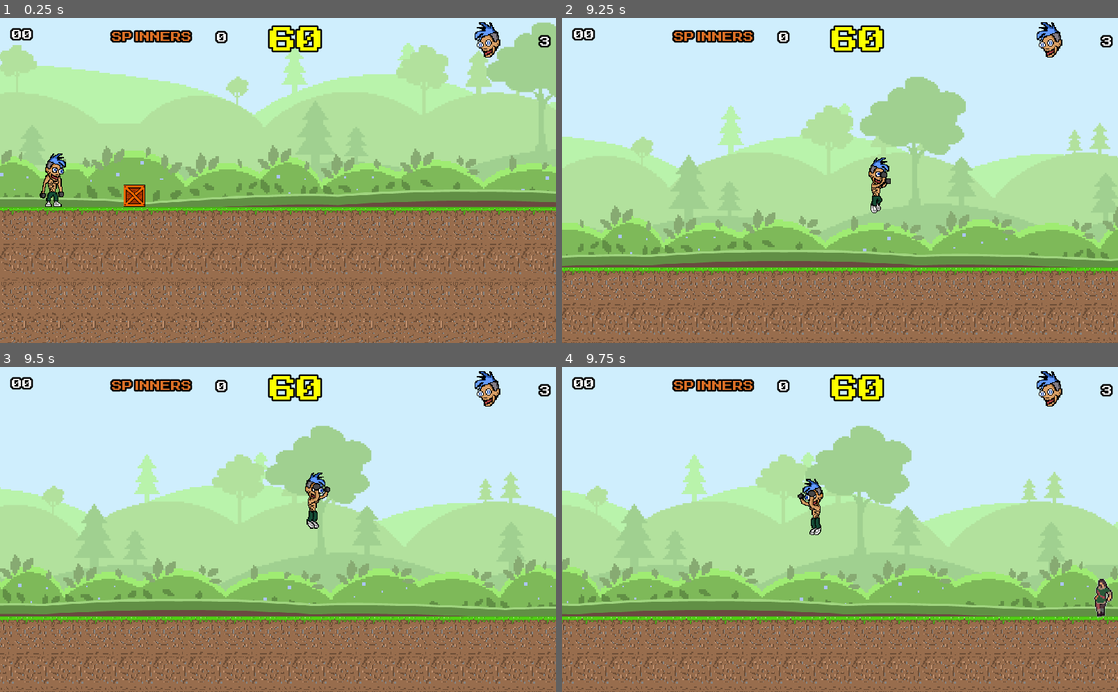
Above: before the commit, frames 1-4 (two rows, left to right).
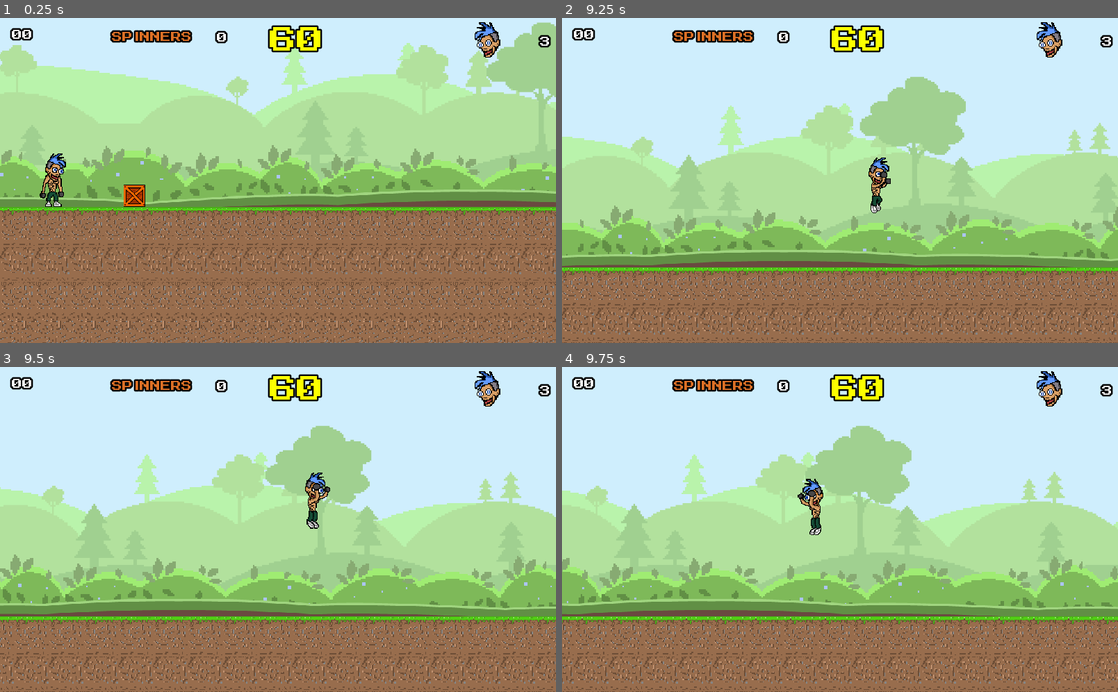
Above: after the commit, the same moments.

Repository: arthur-timoteo/defiant-eyes_game
Game: Godot game, scene res://fases/cena_fase01.tscn
The game is run twice, just before and just after one commit, with the same random seed, the same clock (stepped at 60 frames per second) and the same inputs. This scene is started directly instead of the project's main scene. Sound files missing from this copy of the repository are replaced by a short silence.
Inputs:
- Up to frame 1 (0.25 s): no input
- Up to frame 2 (9.25 s): hold Right (ui_right) 0.53-2.03 s; tap Up (ui_up) at 0.77, 1.52, 3.02, 3.77, 4.52, 6.02, 6.77, 7.52, 9.02 s; hold Left (ui_left) 2.03-2.78 s; hold Right (ui_right) 2.78-4.28 s; hold Left (ui_left) 4.28-5.03 s; hold Right (ui_right) 5.03-5.78 s; hold Left (ui_left) 5.78-7.28 s; hold Right (ui_right) from 7.28 s (still down)
- Up to frame 3 (9.5 s): keep holding Right (ui_right)
- Up to frame 4 (9.75 s): release Right (ui_right) at 9.53 s; hold Left (ui_left) from 9.53 s (still down)

Frames 1-3 are identical in both runs. In frame 4, 0.3% of the frame differs, in the area x 95-100%, y 65-78%.

Commit message:
Inimigo01 finished

Diff:
--- a/Inimigos/Inimigo01.tscn
+++ b/Inimigos/Inimigo01.tscn
@@ -4,6 +4,7 @@
 [ext_resource path="res://Inimigos/script_inimigo01.gd" type="Script" id=2]
 [ext_resource path="res://ativos/sons/inimigo_atingido.wav" type="AudioStream" id=3]
 [ext_resource path="res://ativos/sons/inimigo_morte.wav" type="AudioStream" id=4]
+
 
 [sub_resource type="RectangleShape2D" id=1]
 extents = Vector2( 7.36891, 33.0766 )
@@ -97,7 +98,7 @@
 "values": [ Rect2( 8, 294, 38, 70 ), Rect2( 104, 294, 37, 70 ), Rect2( 199, 294, 36, 70 ), Rect2( 293, 294, 37, 70 ) ]
 }
 
-[node name="Inimigo01" type="KinematicBody2D"]
+[node name="Inimigo02" type="KinematicBody2D"]
 collision_layer = 2
 collision_mask = 8
 script = ExtResource( 2 )
@@ -106,7 +107,7 @@
 position = Vector2( -1.18921, -0.148651 )
 texture = ExtResource( 1 )
 region_enabled = true
-region_rect = Rect2( 0, 201, 46, 70 )
+region_rect = Rect2( 8, 294, 38, 70 )
 
 [node name="CollisionShape2D" type="CollisionShape2D" parent="."]
 position = Vector2( 0.944939, 0 )
@@ -126,7 +127,6 @@
 stream = ExtResource( 4 )
 
 [node name="CaixaAtaque" type="Area2D" parent="."]
-visible = false
 collision_layer = 16
 collision_mask = 192
 
@@ -142,5 +142,11 @@
 [node name="CollisionShape2D2" type="CollisionShape2D" parent="Area2D"]
 position = Vector2( 0.944939, 0 )
 shape = SubResource( 1 )
+
+[node name="RayCast2D" type="RayCast2D" parent="."]
+position = Vector2( 13.358, -0.236 )
+enabled = true
+cast_to = Vector2( 0, 45 )
+collision_mask = 8
 [connection signal="animation_finished" from="AnimationPlayer" to="." method="_animacao_personagem_terminou"]
 [connection signal="area_entered" from="CaixaAtaque" to="." method="colidiu_com_inimigo"]
--- a/Inimigos/script_inimigo01.gd
+++ b/Inimigos/script_inimigo01.gd
@@ -3,28 +3,42 @@
 export var velocidade = 64
 export var vida = 2
 var movimentacao = Vector2.ZERO
-var direcao_movimento = -1
+var direcao_movimento = 1
 var gravidade = 1200
 var atingido = false
 
+export var movimentacao_rayCast = false
 export var esquerda_maxima = 800
 export var direita_maxima = 1000
 
+func _ready():
+	if(!movimentacao_rayCast):
+		$RayCast2D.enabled = false
+
 func _physics_process(delta):
+	movimentacao.y += gravidade * delta
+
 	if(!atingido):
 		movimentacao.x = velocidade * direcao_movimento
-		movimentacao.y += gravidade * delta
 
 		if(direcao_movimento == -1):
 			$Sprite.flip_h = true
 		else:
 			$Sprite.flip_h = false
 
-		if($".".global_position.x <= esquerda_maxima && direcao_movimento == -1):
-			$AnimationPlayer.play("parado")
+		if(movimentacao_rayCast):
+			if(!$RayCast2D.is_colliding()):
+				$AnimationPlayer.play("parado")
+				movimentacao.x = 0
+		else:
+			if($".".global_position.x <= esquerda_maxima && direcao_movimento == -1):
+				$AnimationPlayer.play("parado")
+				movimentacao.x = 0
 
-		if($".".global_position.x >= direita_maxima && direcao_movimento == 1):
-			$AnimationPlayer.play("parado")
+			if($".".global_position.x >= direita_maxima && direcao_movimento == 1):
+				$AnimationPlayer.play("parado")
+				movimentacao.x = 0
+
 	else:
 		movimentacao.x = 0
 
@@ -33,6 +47,8 @@
 func _animacao_personagem_terminou(anim_name):
 	if(anim_name == 'parado'):
 		$Sprite.flip_h != $Sprite.flip_h
+		if(movimentacao_rayCast):
+			$RayCast2D.position.x *= -1
 		direcao_movimento *= -1
 		$AnimationPlayer.play("andando")
 
@@ -46,7 +62,6 @@
 
 	if(vida <= 0):
 		$".".set_collision_layer(0)
-		$CollisionShape2D.disabled = true
 		$CaixaAtaque.queue_free()
 		$AudioStreamPlayer2.play()
 		$AnimationPlayer.play("morrendo")
--- a/fases/cena_fase01.tscn
+++ b/fases/cena_fase01.tscn
@@ -151,6 +151,7 @@
 tile_set = ExtResource( 5 )
 cell_size = Vector2( 32, 32 )
 collision_layer = 8
+collision_mask = 0
 format = 1
 tile_data = PoolIntArray( 851968, 1, 0, 851969, 1, 0, 851970, 1, 0, 851971, 1, 0, 851972, 1, 0, 851973, 1, 0, 851974, 1 …(15387 unchanged characters)…
 
@@ -158,6 +159,8 @@
 position = Vector2( -9.91068, 32 )
 tile_set = ExtResource( 2 )
 cell_size = Vector2( 32, 32 )
+collision_layer = 8
+collision_mask = 0
 format = 1
 tile_data = PoolIntArray( 262414, 0, 0, 262415, 1, 0, 262416, 2, 0, 590081, 0, 0, 590082, 1, 0, 590083, 1, 0, 590084, 1 …(718 unchanged characters)…
 
@@ -399,67 +402,97 @@
 position = Vector2( 247.664, 779.677 )
 scale = Vector2( 0.6, 0.6 )
 
-[node name="Inimigo01" parent="." instance=ExtResource( 17 )]
+[node name="Inimigo01" parent="." instance=ExtResource( 18 )]
 position = Vector2( 2368, 767.111 )
 esquerda_maxima = 1536
 direita_maxima = 2560
 
-[node name="Inimigo02" parent="." instance=ExtResource( 17 )]
+[node name="Inimigo02" parent="." instance=ExtResource( 18 )]
 position = Vector2( 3872, 767.111 )
 esquerda_maxima = 3072
 direita_maxima = 4096
 
-[node name="Inimigo03" parent="." instance=ExtResource( 17 )]
+[node name="Inimigo03" parent="." instance=ExtResource( 18 )]
 position = Vector2( 4416.95, 767.652 )
 esquerda_maxima = 3840
 direita_maxima = 4608
 
-[node name="Inimigo04" parent="." instance=ExtResource( 17 )]
+[node name="Inimigo04" parent="." instance=ExtResource( 18 )]
 position = Vector2( 5606.48, 767.652 )
 esquerda_maxima = 5120
 direita_maxima = 6050
 
-[node name="Inimigo05" parent="." instance=ExtResource( 17 )]
+[node name="Inimigo14" parent="." instance=ExtResource( 18 )]
+position = Vector2( 5259.81, 608 )
+movimentacao_rayCast = true
+esquerda_maxima = 5120
+direita_maxima = 6050
+
+[node name="Inimigo05" parent="." instance=ExtResource( 18 )]
 position = Vector2( 6144.95, 767.652 )
 esquerda_maxima = 6100
 direita_maxima = 6656
 
-[node name="Inimigo06" parent="." instance=ExtResource( 17 )]
+[node name="Inimigo06" parent="." instance=ExtResource( 18 )]
 position = Vector2( 7732.05, 767.652 )
 esquerda_maxima = 7296
 direita_maxima = 8064
 
-[node name="Inimigo07" parent="." instance=ExtResource( 17 )]
+[node name="Inimigo15" parent="." instance=ExtResource( 18 )]
+position = Vector2( 7769.58, 448 )
+movimentacao_rayCast = true
+esquerda_maxima = 7296
+direita_maxima = 8064
+
+[node name="Inimigo07" parent="." instance=ExtResource( 18 )]
 position = Vector2( 8352, 767.111 )
 esquerda_maxima = 8192
 direita_maxima = 8960
 
-[node name="Inimigo08" parent="." instance=ExtResource( 17 )]
+[node name="Inimigo08" parent="." instance=ExtResource( 18 )]
 position = Vector2( 8960, 767.652 )
 esquerda_maxima = 8832
 direita_maxima = 9600
 
-[node name="Inimigo09" parent="." instance=ExtResource( 17 )]
+[node name="Inimigo09" parent="." instance=ExtResource( 18 )]
 position = Vector2( 10400.9, 765.989 )
 esquerda_maxima = 9728
 direita_maxima = 10688
 
-[node name="Inimigo10" parent="." instance=ExtResource( 17 )]
+[node name="Inimigo10" parent="." instance=ExtResource( 18 )]
 position = Vector2( 11100.1, 767.111 )
 esquerda_maxima = 10880
 direita_maxima = 11264
 
-[node name="Inimigo11" parent="." instance=ExtResource( 17 )]
+[node name="Inimigo11" parent="." instance=ExtResource( 18 )]
 position = Vector2( 11350, 768 )
 esquerda_maxima = 11264
 direita_maxima = 11800
 
-[node name="Inimigo12" parent="." instance=ExtResource( 17 )]
+[node name="Inimigo16" parent="." instance=ExtResource( 18 )]
+position = Vector2( 11904, 607.764 )
+movimentacao_rayCast = true
+esquerda_maxima = 11264
+direita_maxima = 11800
+
+[node name="Inimigo12" parent="." instance=ExtResource( 18 )]
 position = Vector2( 12974.2, 767.111 )
 esquerda_maxima = 12288
 direita_maxima = 13312
 
-[node name="Inimigo13" parent="." instance=ExtResource( 17 )]
+[node name="Inimigo17" parent="." instance=ExtResource( 18 )]
+position = Vector2( 13440, 607.528 )
+movimentacao_rayCast = true
+esquerda_maxima = 12288
+direita_maxima = 13312
+
+[node name="Inimigo18" parent="." instance=ExtResource( 18 )]
+position = Vector2( 13760, 607.528 )
+movimentacao_rayCast = true
+esquerda_maxima = 12288
+direita_maxima = 13312
+
+[node name="Inimigo13" parent="." instance=ExtResource( 18 )]
 position = Vector2( 14560, 767.111 )
 esquerda_maxima = 14208
 direita_maxima = 15104
Not shown: 1 places in fases/cena_fase01.tscn that only renumber resources
